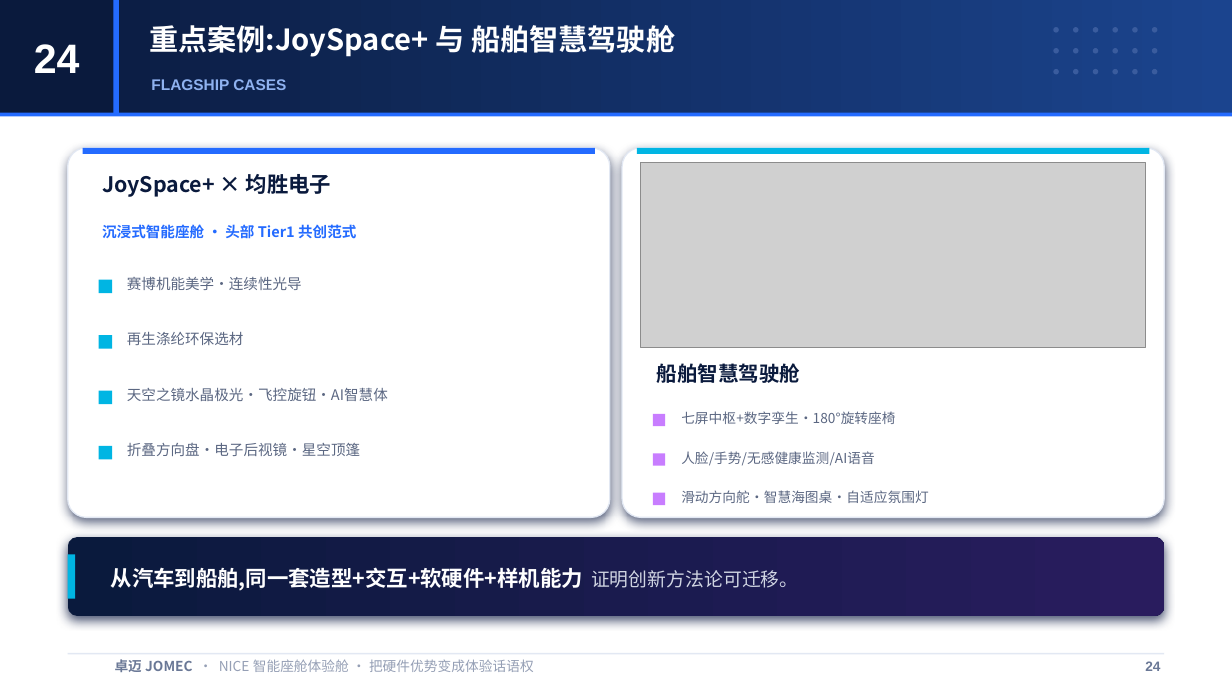
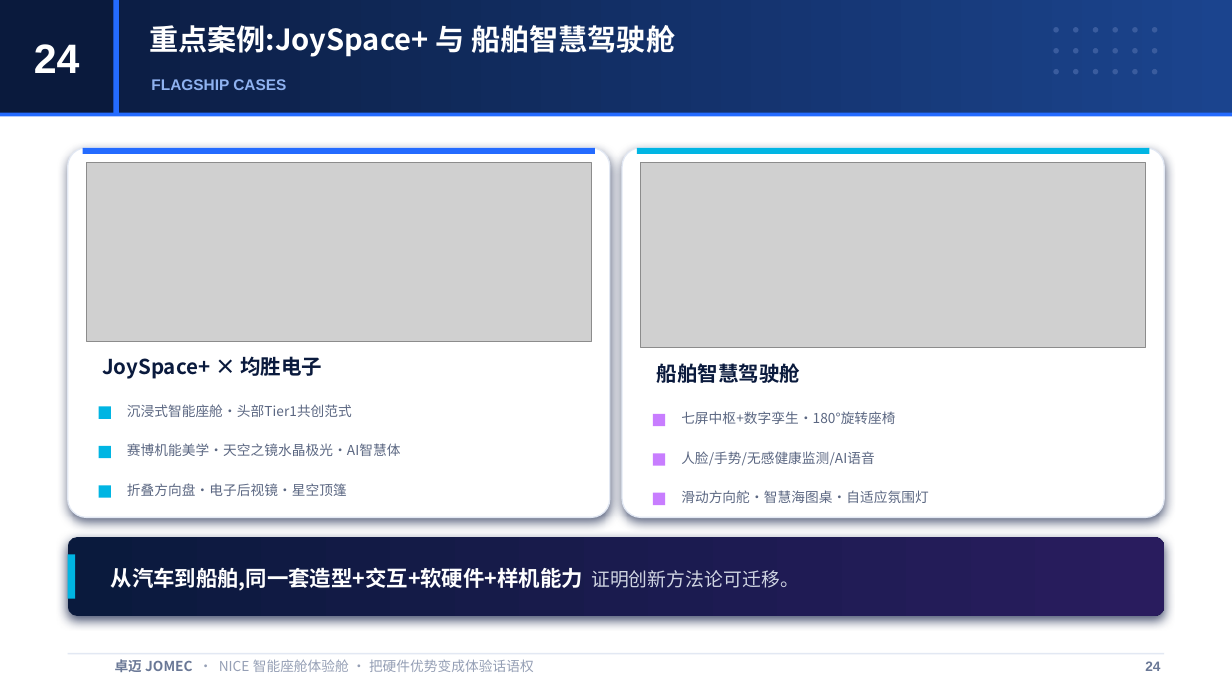
Before and after one commit to JOMECDESIGN/sales-proposal, a slide deck: slide 24 of NICE-智能座舱-售前方案-master-V2.pptx. Drawn at 1232x693 pixels with LibreOffice and Linux fonts; fonts in the diff are those of the drawing; grey boxes stand for pictures. Boxes give left, top, right and bottom in pixels: in the first picture for what was removed or moved away, otherwise in the second. Text is boxed around its words. In the diff, an @@ line names an element or a change of style, - is before the commit and + after.

```diff
--- a/NICE-智能座舱-售前方案-master-V2.pptx
+++ b/NICE-智能座舱-售前方案-master-V2.pptx
@@ picture added at (86,163,591,341) @@
@@ rectangle removed at (99,280,112,293) @@
@@ text removed at (127,277,302,290) @@
-赛博机能美学·连续性光导
@@ text "JoySpace+ × 均胜电子": place and size @@
-text "JoySpace+ × 均胜电子" at (102,174,331,197)
+text "JoySpace+ × 均胜电子" at (102,356,322,379)
@@ text "JoySpace+ × 均胜电子" at (102,356,322,379): size 12.5 to 12 pt @@
@@ text removed at (127,332,244,345) @@
-再生涤纶环保选材
@@ rectangle: place and size @@
-rectangle at (99,391,112,404)
+rectangle at (99,407,111,419)
@@ text at (127,404,352,417): text changed; size 8.5 to 8 pt; text colour #246BFF to #5B6782; bold off @@
-沉浸式智能座舱 · 头部 Tier1 共创范式
+沉浸式智能座舱·头部Tier1共创范式
@@ text at (127,443,401,456): text changed; size 8.5 to 8 pt @@
-天空之镜水晶极光·飞控旋钮·AI智慧体
+赛博机能美学·天空之镜水晶极光·AI智慧体
@@ rectangle: place and size @@
-rectangle at (99,335,112,349)
+rectangle at (99,485,111,498)
@@ text "折叠方向盘·电子后视镜·星空顶篷": place and size @@
-text "折叠方向盘·电子后视镜·星空顶篷" at (127,443,360,456)
+text "折叠方向盘·电子后视镜·星空顶篷" at (127,483,347,496)
@@ text "折叠方向盘·电子后视镜·星空顶篷" at (127,483,347,496): size 8.5 to 8 pt @@
```
Also in this commit, not shown: 1 other slide changed, 1 other file.
